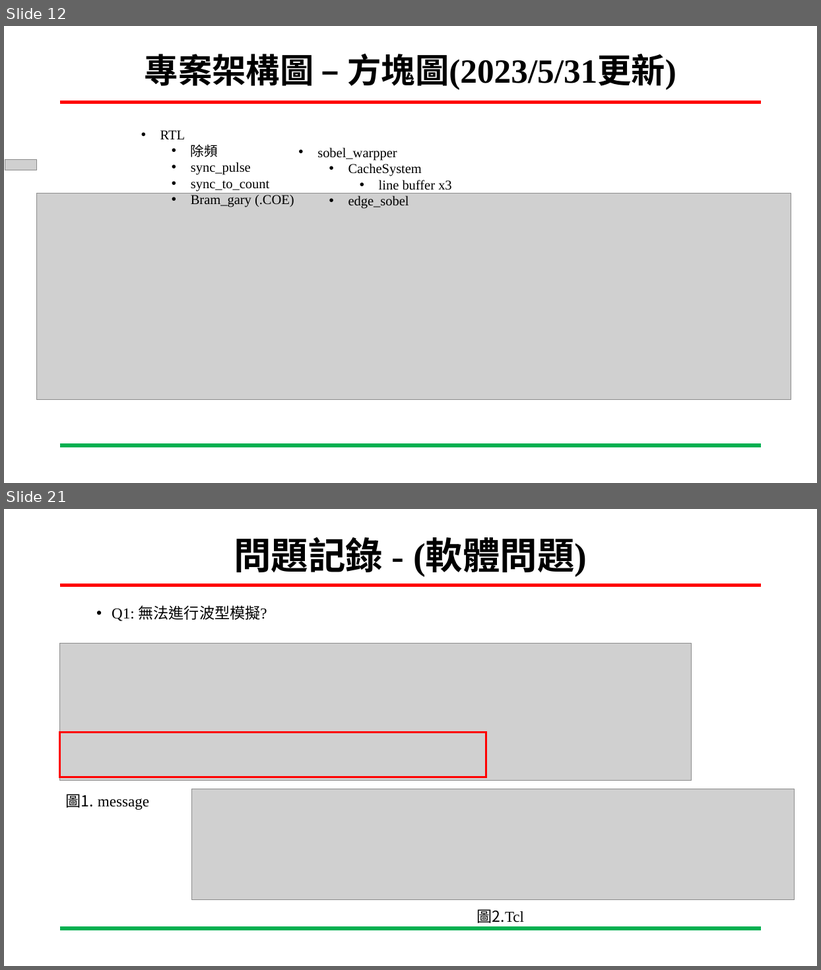
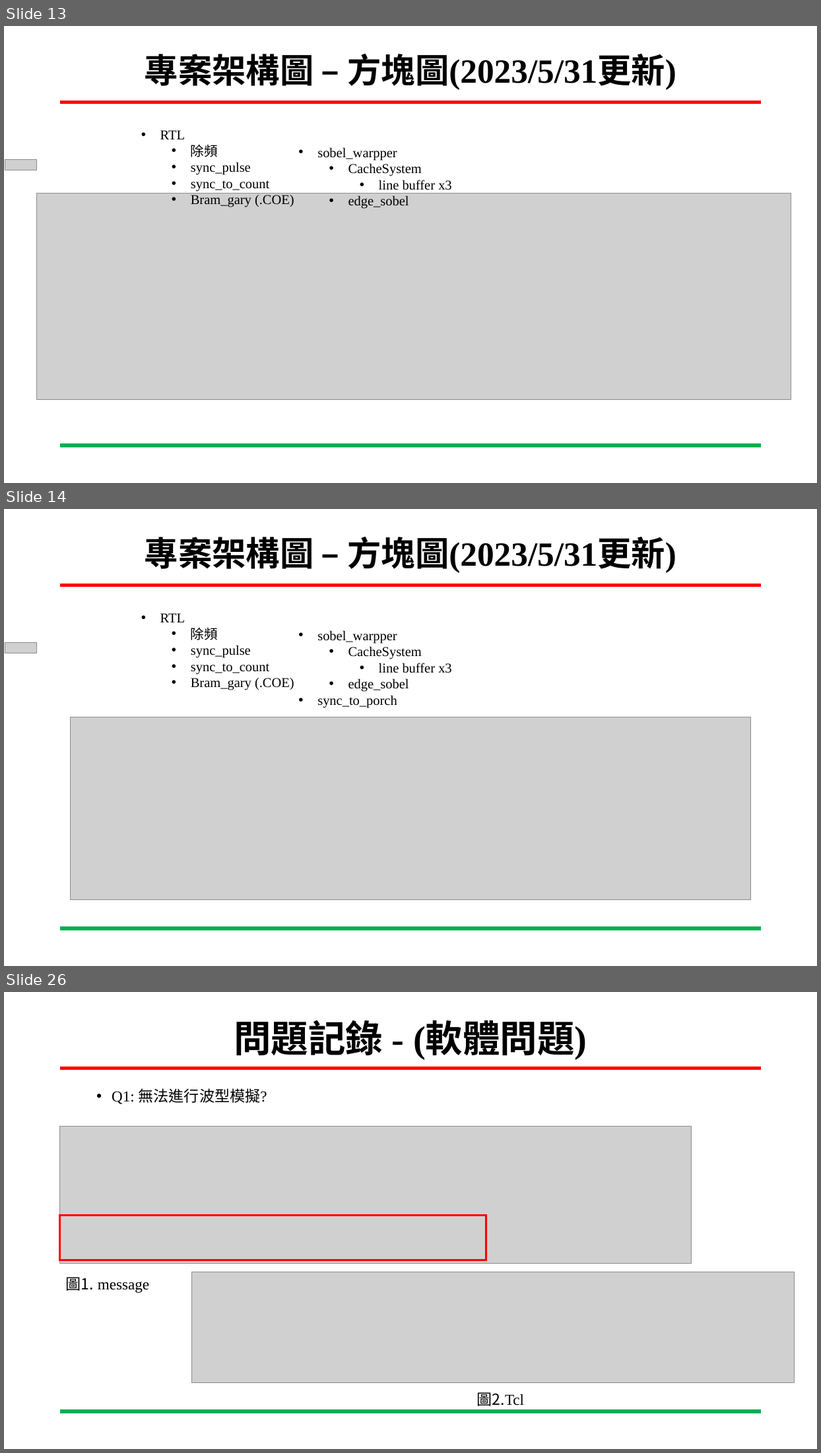
Before and after one commit to ing0331/FPGA, a slide deck: HW7_sobel_BRam/N06-Tutorial/專案進度報告-Sobel_VGA-吳東穎-20230531.pptx. Shown one above the other, each under a label of ours: slides 12 and 21 before the commit, slides 13, 14 and 26 after it; the slides between them are not shown. The pictures are 821x970 and 821x1453 pixels, drawn with LibreOffice and Linux fonts; fonts in the diff are those of the drawing; grey boxes stand for pictures; background and template pictures are left out. Boxes give left, top, right and bottom in pixels: in the first picture for what was removed or moved away, otherwise in the second. Text is boxed around its words. In the diff, an @@ line names an element or a change of style, - is before the commit and + after.

```diff
--- a/HW7_sobel_BRam/N06-Tutorial/專案進度報告-Sobel_VGA-吳東穎-20230531.pptx
+++ b/HW7_sobel_BRam/N06-Tutorial/專案進度報告-Sobel_VGA-吳東穎-20230531.pptx
@@ slide 14 added at (x1=4, y1=509, x2=817, y2=966), background #FFFFFF; not listed: 2 template elements that a slide beside it also shows @@
@@ title added at (x1=145, y1=537, x2=677, y2=573), 40 pt, text #000000, bold @@
+專案架構圖 – 方塊圖(2023/5/31更新)
@@ text added at (x1=160, y1=613, x2=294, y2=691), 16 pt, text #000000 @@
+  • RTL
+    • 除頻
+    • sync_pulse
+    • sync_to_count
+    • Bram_gary (.COE)
@@ picture added at (x1=5, y1=642, x2=36, y2=654) @@
@@ text added at (x1=318, y1=630, x2=451, y2=708), 16 pt, text #000000 @@
+    • sobel_warpper
+      • CacheSystem
+        • line buffer x3
+      • edge_sobel
+    • sync_to_porch
@@ picture added at (x1=71, y1=718, x2=751, y2=900) @@
@@ what was slide 12 is now slide 13 @@
@@ what was slide 21 is now slide 26 @@
```
Also in this commit, not shown: 14 slides changed, 6 other slides added, 17 other files.
